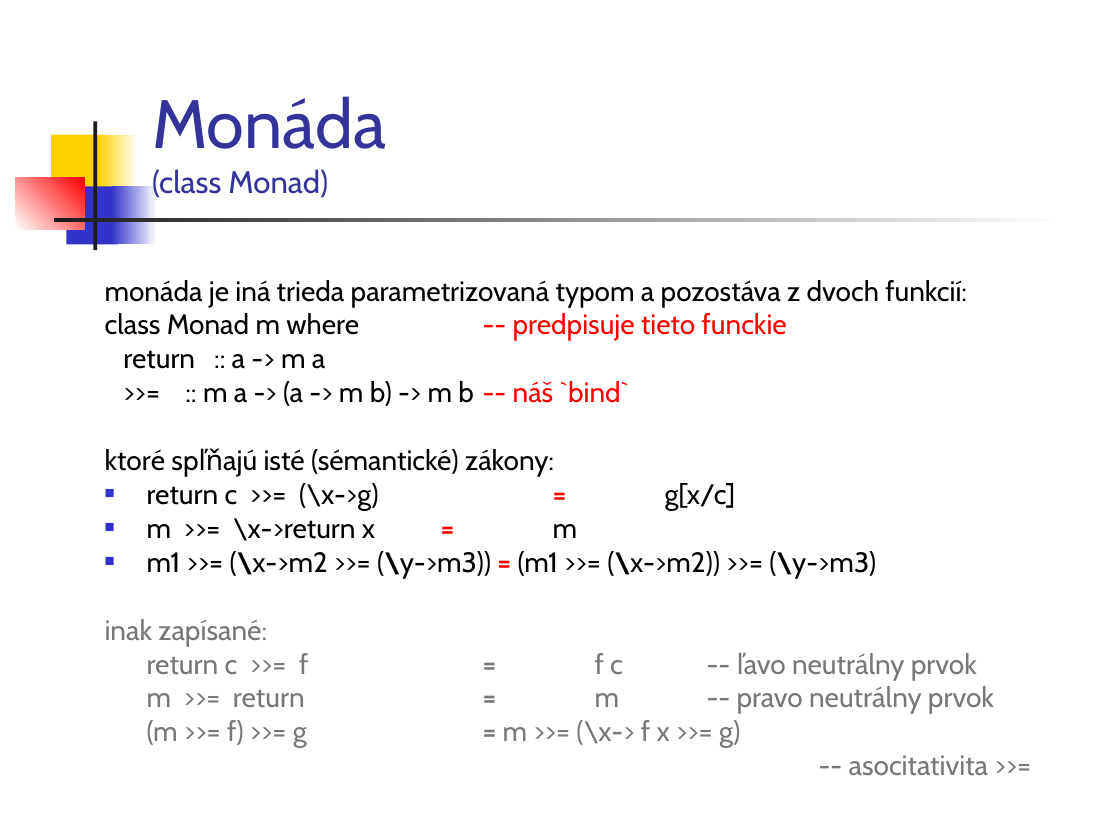
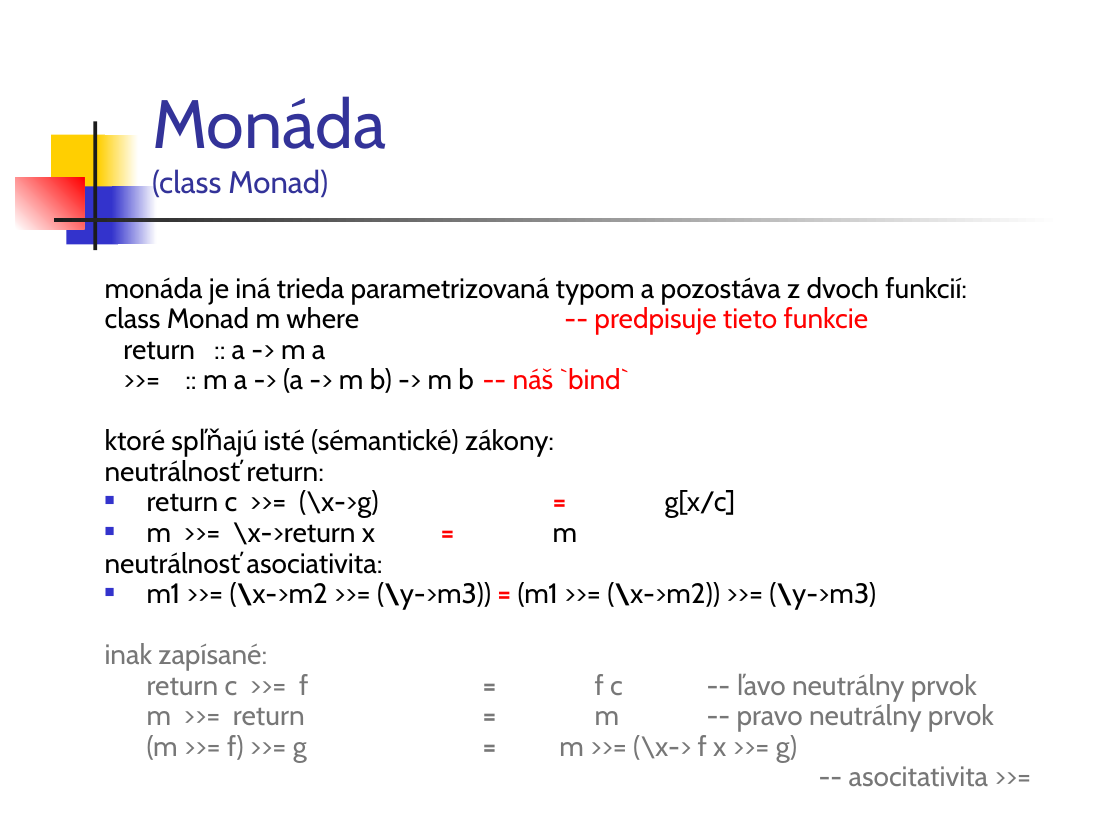
Before and after one commit to Funkcionalne/Prednasky, a slide deck: slide 10 of 11/11_fpro.ppt. Drawn at 1120x840 pixels with LibreOffice and Linux fonts; fonts in the diff are those of the drawing. Boxes give left, top, right and bottom in pixels: in the first picture for what was removed or moved away, otherwise in the second. Text is boxed around its words. In the diff, an @@ line names an element or a change of style, - is before the commit and + after.

```diff
--- a/11/11_fpro.ppt
+++ b/11/11_fpro.ppt
@@ text at [105,277,994,786]: line spacing 0.8 to 0.7 @@
@@ text at [105,307,869,335]: text changed @@
-class Monad m where -- predpisuje tieto funckie
+class Monad m where -- predpisuje tieto funkcie
@@ text at [247,463,324,482]: paragraph added @@
+neutrálnosť return:
@@ text at [247,553,383,574]: paragraph added @@
+neutrálnosť asociativita:
```
Also in this commit, not shown: 10 other slides changed, 2 slides added, 2 other files.
